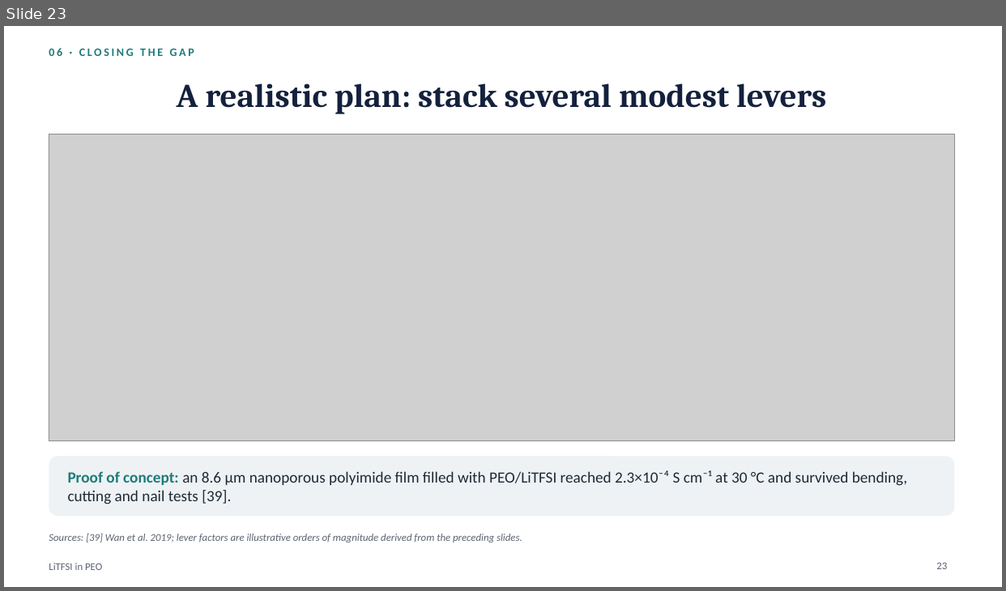
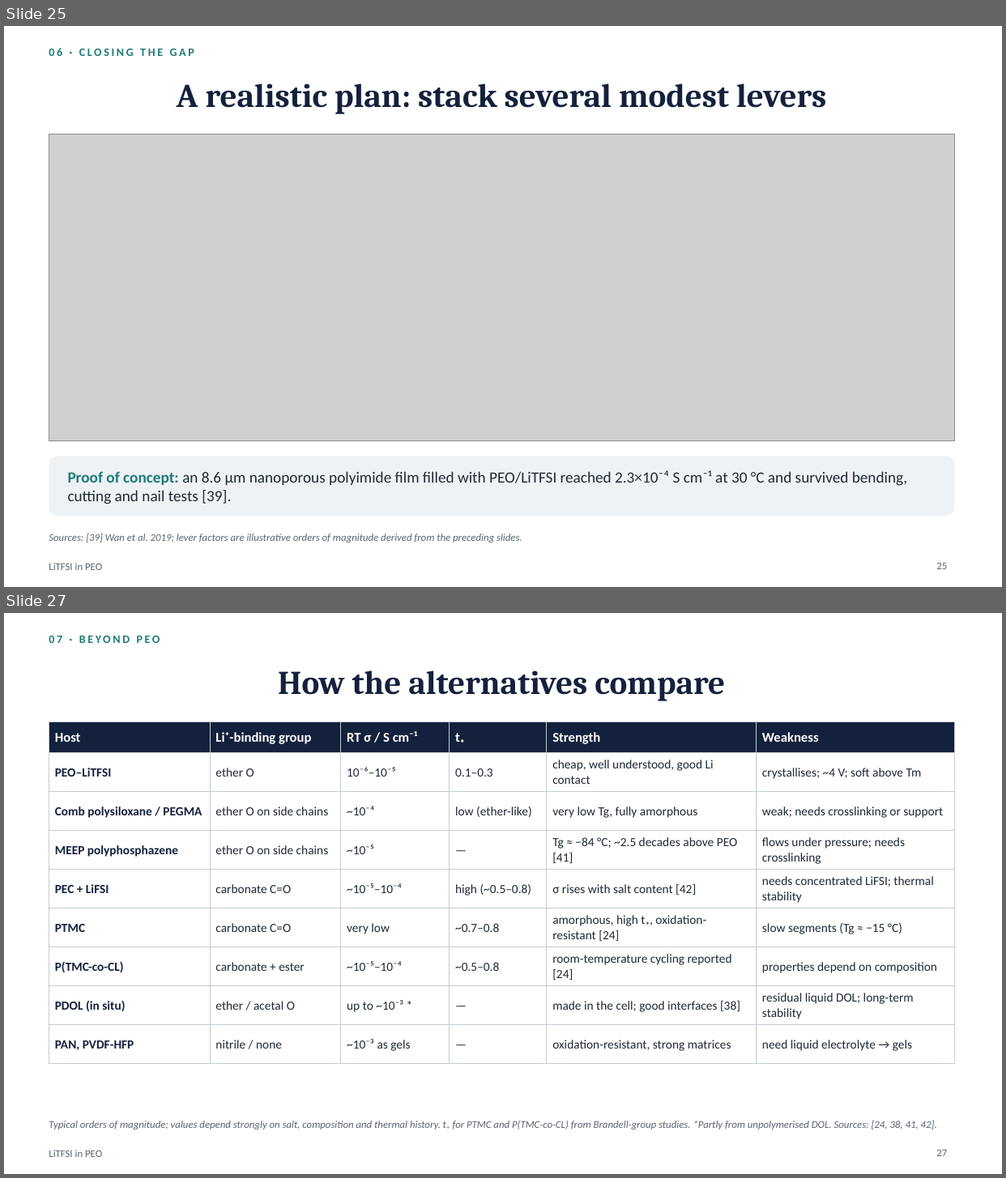
Before and after one commit to zhaoyuw44-lang/Trash, a slide deck: litfsi_peo_ppt/LiTFSI_in_PEO.pptx. Shown one above the other, each under a label of ours: slide 23 before the commit, slides 25 and 27 after it; the slides between them are not shown. The pictures are 1006x591 and 1006x1178 pixels, drawn with LibreOffice and Linux fonts; fonts in the diff are those of the drawing; grey boxes stand for pictures. Boxes give left, top, right and bottom in pixels: in the first picture for what was removed or moved away, otherwise in the second. Text is boxed around its words. In the diff, an @@ line names an element or a change of style, - is before the commit and + after.

```diff
--- a/litfsi_peo_ppt/LiTFSI_in_PEO.pptx
+++ b/litfsi_peo_ppt/LiTFSI_in_PEO.pptx
@@ slide 27 added at box(4, 613, 1002, 1174), background #FFFFFF; not listed: 1 template element that a slide beside it also shows @@
@@ text added at box(49, 635, 160, 643), 11 pt, text #1F7A7A, bold @@
+07 · BEYOND PEO
@@ title added at box(278, 671, 725, 701), 32 pt, text #14213D, bold @@
+How the alternatives compare
@@ table added at box(49, 722, 955, 1054), 9 rows, 6 columns @@
+Host | Li⁺-binding group | RT σ / S cm⁻¹ | t₊ | Strength | Weakness
+PEO–LiTFSI | ether O | 10⁻⁶–10⁻⁵ | 0.1–0.3 | cheap, well understood, good Li contact | crystallises; ~4 V; soft above Tm
+Comb polysiloxane / PEGMA | ether O on side chains | ~10⁻⁴ | low (ether-like) | very low Tg, fully amorphous | weak; needs crosslinking or support
+MEEP polyphosphazene | ether O on side chains | ~10⁻⁵ | — | Tg ≈ −84 °C; ~2.5 decades above PEO [41] | flows under pressure; needs crosslinking
+PEC + LiFSI | carbonate C=O | ~10⁻⁵–10⁻⁴ | high (~0.5–0.8) | σ rises with salt content [42] | needs concentrated LiFSI; thermal stability
+PTMC | carbonate C=O | very low | ~0.7–0.8 | amorphous, high t₊, oxidation-resistant [24] | slow segments (Tg ≈ −15 °C)
+P(TMC-co-CL) | carbonate + ester | ~10⁻⁵–10⁻⁴ | ~0.5–0.8 | room-temperature cycling reported [24] | properties depend on composition
+PDOL (in situ) | ether / acetal O | up to ~10⁻³ * | — | made in the cell; good interfaces [38] | residual liquid DOL; long-term stability
+PAN, PVDF-HFP | nitrile / none | ~10⁻³ as gels | — | oxidation-resistant, strong matrices | need liquid electrolyte → gels
@@ text added at box(49, 1120, 937, 1130), 10 pt, text #5B6472, italic @@
+Typical orders of magnitude; values depend strongly on salt, composition and thermal history. t₊ for PTMC and P(TMC-co-CL) from Brandell-group studies. *Partly from unpolymerised DOL. Sources: [24, 38, 41, 42].
@@ page number added at box(936, 1149, 947, 1157), 10 pt, text #5B6472 @@
+27
@@ what was slide 23 is now slide 25 @@
@@ page number at box(936, 562, 947, 570): text changed @@
-23
+25
```
Also in this commit, not shown: 16 slides changed, 4 other slides added, 7 other files.
